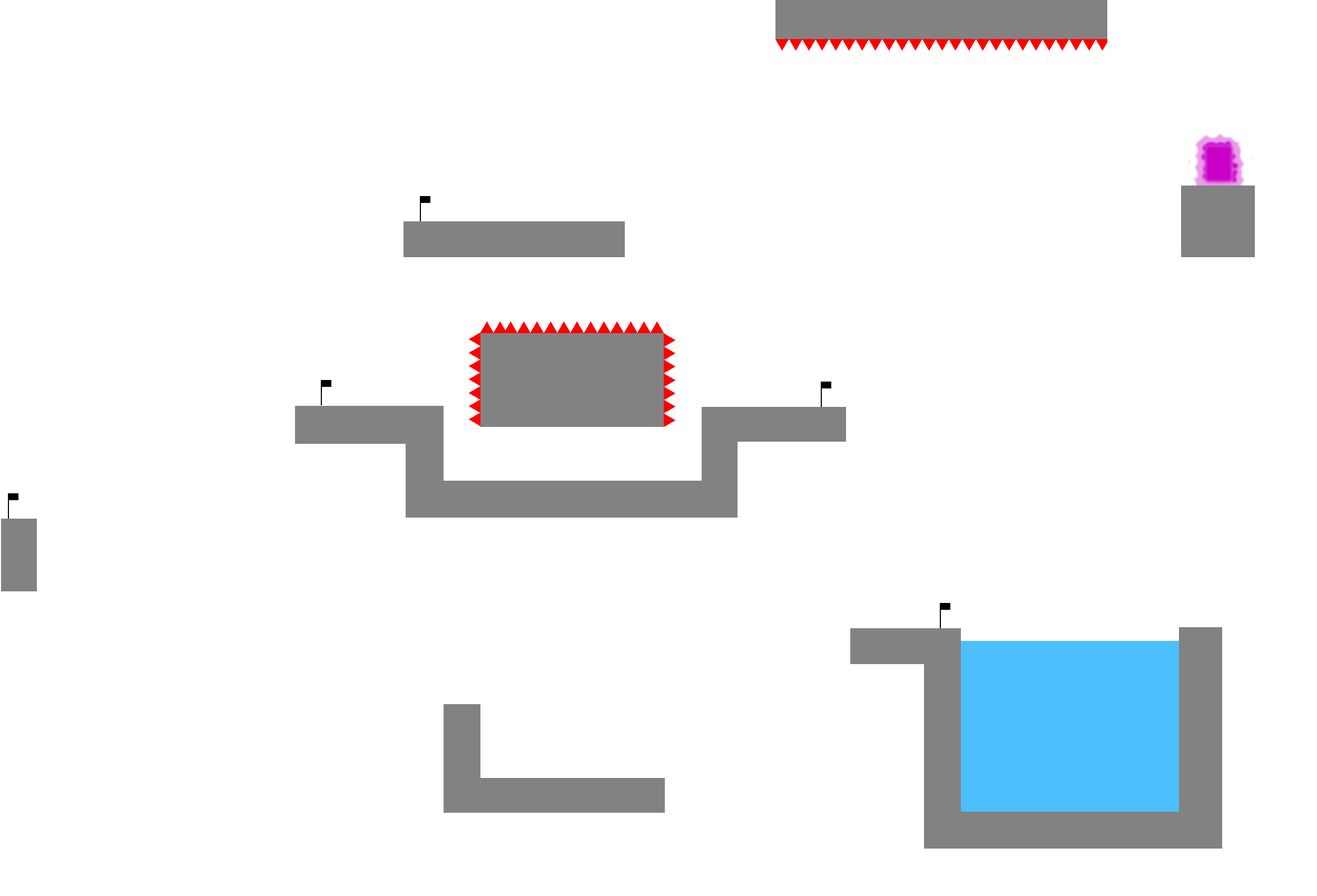
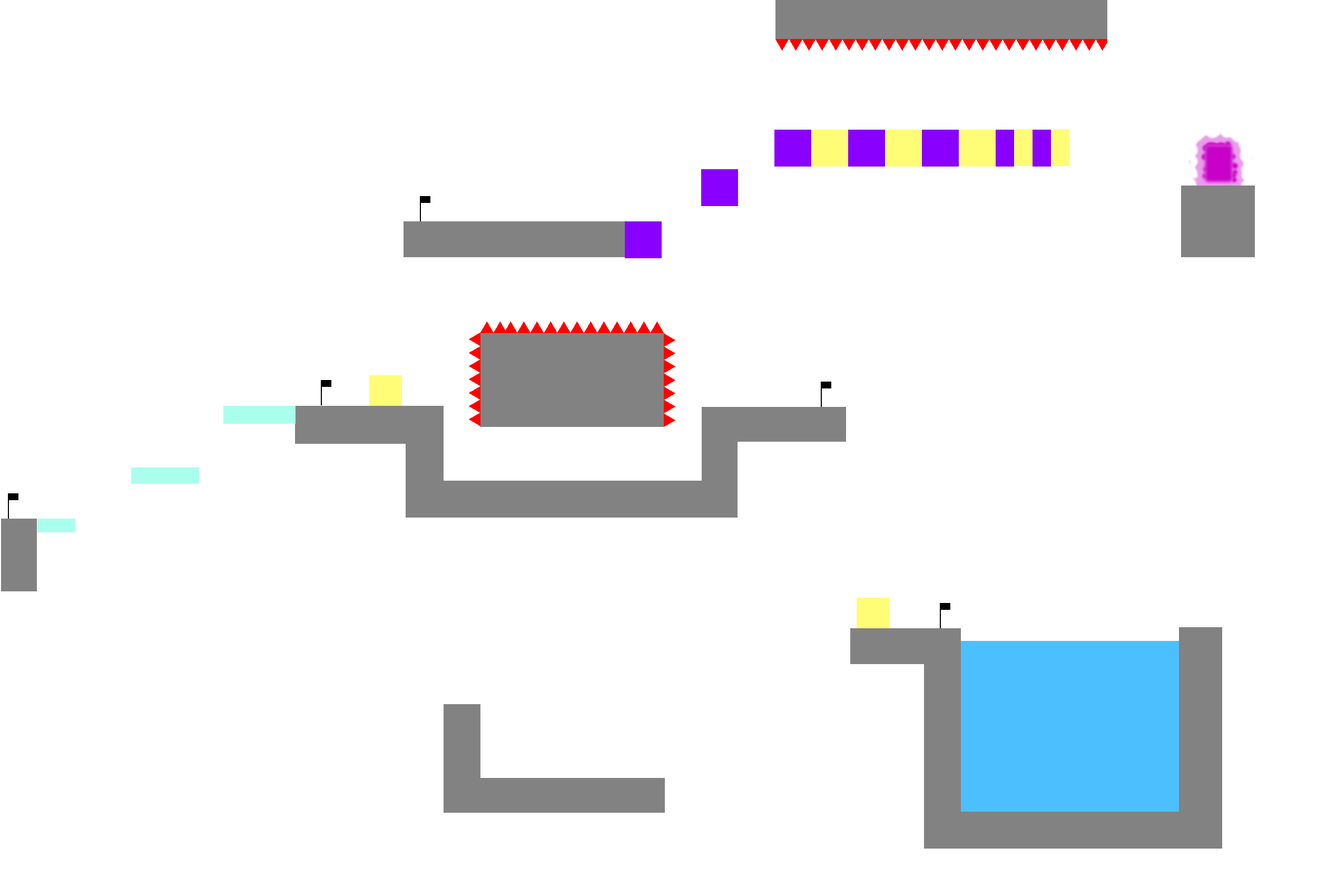
Revision of a layered 1317px x 896px image; what changed, layer by layer:
showed "Interactives" over (37, 129, 1070, 628)
